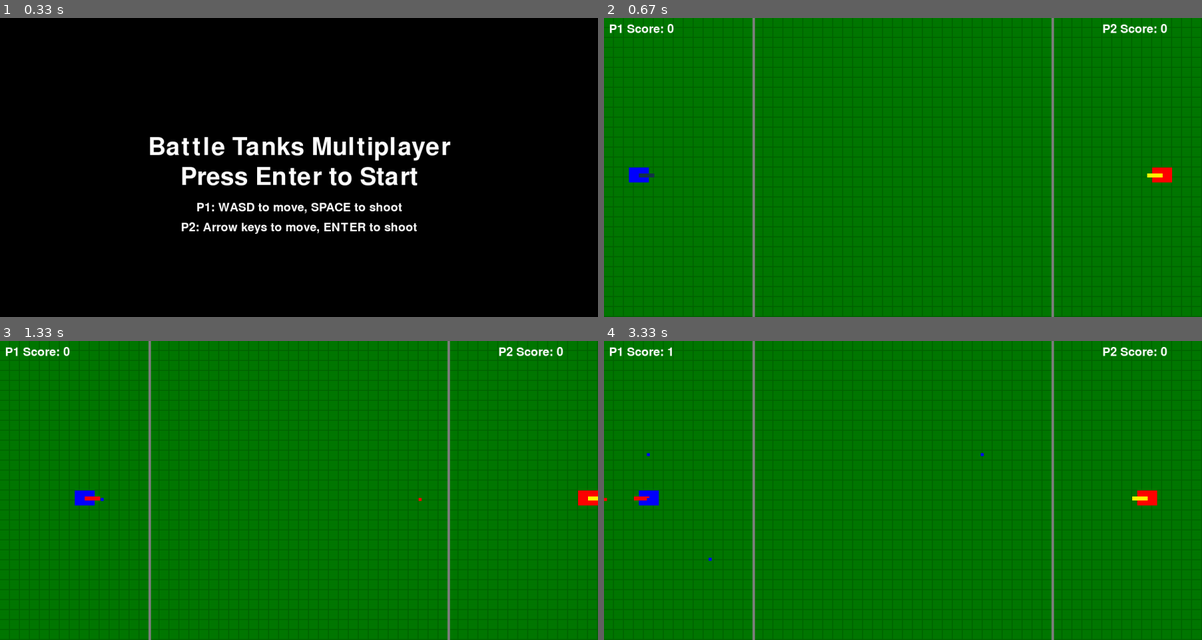
Above: before the commit, frames 1-4 (two rows, left to right).
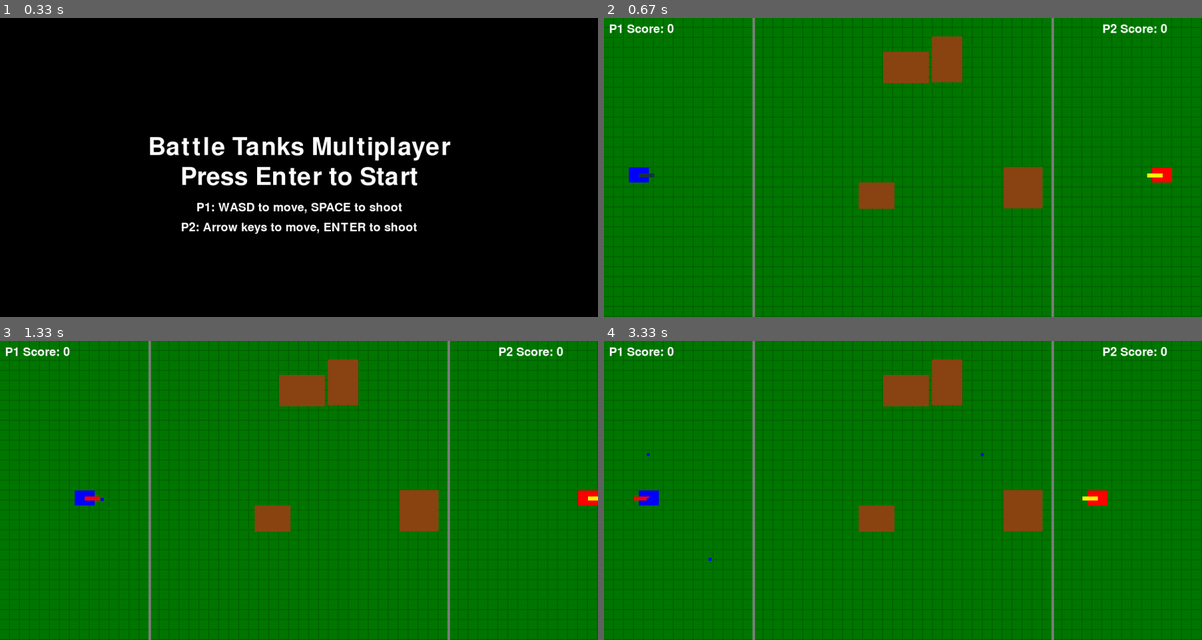
Above: after the commit, the same moments.

Repository: cassiel-st4vr0s/lpc2024
Game: pygame game, started from atividade005/main.py
Two runs of this game, one before a commit and one after it. Both use one fixed random seed, a clock stepped at 60 frames per second and the inputs below.
Inputs:
- Up to frame 1 (0.33 s): no input
- Up to frame 2 (0.67 s): tap Enter at 0.33 s
- Up to frame 3 (1.33 s): tap Enter at 0.67 s; hold Right from 1 s (still down); hold D from 1 s (still down); tap Space at 1.07 s
- Up to frame 4 (3.33 s): tap Space at 1.37, 1.57, 1.9, 2.2, 2.4, 2.7, 2.97, 3.3 s; release Right at 1.47 s; release D at 1.47 s; hold Up 1.5-1.8 s; hold W 1.5-1.8 s; hold Right 1.83-2.3 s; hold D 1.83-2.3 s; hold Left 2.33-2.87 s; hold A 2.33-2.87 s; hold Down 2.9-3.2 s; hold S 2.9-3.2 s; hold Left from 3.23 s (still down); hold A from 3.23 s (still down)

Frame 1 is identical in both runs. In frame 2, 3.1% of the frame differs, in the area x 42-74%, y 6-64%; in frame 3, 3.1%; in frame 4, 3.5%, in the area x 0-93%, y 2-64%.

Commit message:
added aleatory barrier generation and created the website

Diff:
--- a/atividade005/main.py
+++ b/atividade005/main.py
@@ -8,7 +8,7 @@
 pygame.mixer.init()
 
 # Screen setup
-SCREEN_WIDTH, SCREEN_HEIGHT = 1200, 600  # Aumentado para 1200 pixels de largura
+SCREEN_WIDTH, SCREEN_HEIGHT = 1200, 600
 screen = pygame.display.set_mode((SCREEN_WIDTH, SCREEN_HEIGHT))
 pygame.display.set_caption("Battle Tanks Multiplayer")
 
@@ -21,48 +21,85 @@
 GREEN = (0, 255, 0)
 NAVY_BLUE = (21, 52, 72)
 GRAY = (128, 128, 128)
+BROWN = (139, 69, 19)
 
 # Initial positions
 PLAYER1_INITIAL_POS = (50, SCREEN_HEIGHT // 2)
 PLAYER2_INITIAL_POS = (SCREEN_WIDTH - 100, SCREEN_HEIGHT // 2)
 
-# Sound setup (keeping this part for future use if needed)
-soundtracks_dir = os.path.join(os.getcwd(), "SOUNDTRACKS")
-soundtrack_list = [
-    os.path.join(soundtracks_dir, "Castlevania II Music (NES) - Bloody Tears (Day Theme).wav"),
-    os.path.join(soundtracks_dir, "explod2A03.wav"),
-    os.path.join(soundtracks_dir, "phoenixwright.wav")
-]
-
 # Game objects
 player1 = {
-    "rect": pygame.Rect(PLAYER1_INITIAL_POS[0], PLAYER1_INITIAL_POS[1], 40, 30),
+    "rect": pygame.Rect(PLAYER1_INITIAL_POS[0], PLAYER1_INITIAL_POS[1], 40,
+                        30),
     "color": BLUE,
     "speed": 5,
     "score": 0,
     "last_shot_time": 0,
-    "shot_cooldown": 500,  # Cooldown in milliseconds
+    "shot_cooldown": 500,
     "turret_color": NAVY_BLUE,
     "direction": pygame.math.Vector2(1, 0)
 }
 
 player2 = {
-    "rect": pygame.Rect(PLAYER2_INITIAL_POS[0], PLAYER2_INITIAL_POS[1], 40, 30),
+    "rect": pygame.Rect(PLAYER2_INITIAL_POS[0], PLAYER2_INITIAL_POS[1], 40,
+                        30),
     "color": RED,
     "speed": 5,
     "score": 0,
     "last_shot_time": 0,
-    "shot_cooldown": 500,  # Cooldown in milliseconds
+    "shot_cooldown": 500,
     "turret_color": YELLOW,
     "direction": pygame.math.Vector2(-1, 0)
 }
 
 projectiles = []
+obstacles = []
 
 # Game state
-MAX_SCORE = 5  # Game ends when a player reaches this score
-
-# Helper functions
+MAX_SCORE = 5
+
+
+# New function to generate obstacles
+def generate_obstacles():
+    obstacles.clear()
+    num_obstacles = random.randint(3, 5)
+    for _ in range(num_obstacles):
+        width = random.randint(50, 100)
+        height = random.randint(50, 100)
+        x = random.randint(SCREEN_WIDTH // 4, 3 * SCREEN_WIDTH // 4 - width)
+        y = random.randint(0, SCREEN_HEIGHT - height)
+        obstacles.append(pygame.Rect(x, y, width, height))
+
+
+# Modified draw function to include obstacles
+def draw():
+    screen.fill(BLACK)
+
+    # Draw grass texture
+    for y in range(0, SCREEN_HEIGHT, 20):
+        for x in range(0, SCREEN_WIDTH, 20):
+            pygame.draw.rect(screen, (0, 100, 0), (x, y, 20, 20))
+            pygame.draw.rect(screen, (0, 120, 0), (x, y, 18, 18))
+
+    # Draw obstacles
+    for obstacle in obstacles:
+        pygame.draw.rect(screen, BROWN, obstacle)
+
+    # Draw tanks
+    draw_tank(screen, player1)
+    draw_tank(screen, player2)
+
+    for proj in projectiles:
+        pygame.draw.rect(screen, proj["color"], proj["rect"])
+
+    font = pygame.font.Font(None, 36)
+    score_text1 = font.render(f"P1 Score: {player1['score']}", True, WHITE)
+    score_text2 = font.render(f"P2 Score: {player2['score']}", True, WHITE)
+    screen.blit(score_text1, (10, 10))
+    screen.blit(score_text2, (SCREEN_WIDTH - 200, 10))
+
+    draw_boundaries()
+
 def draw_tank(surface, tank):
     pygame.draw.rect(surface, tank["color"], tank["rect"])
     turret_length = 30
@@ -74,6 +111,138 @@
     )
     pygame.draw.line(surface, tank["turret_color"], turret_origin, turret_end, turret_width)
 
+def draw_boundaries():
+    pygame.draw.line(screen, GRAY, (SCREEN_WIDTH // 4, 0), (SCREEN_WIDTH // 4, SCREEN_HEIGHT), 5)
+    pygame.draw.line(screen, GRAY, (3 * SCREEN_WIDTH // 4, 0), (3 * SCREEN_WIDTH // 4, SCREEN_HEIGHT), 5)
+
+def create_projectile(x, y, direction, speed, color):
+    return {
+        "rect": pygame.Rect(x, y, 6, 6),
+        "direction": direction,
+        "speed": speed,
+        "color": color
+    }
+
+def update_projectiles():
+    for proj in projectiles[:]:
+        proj["rect"].x += proj["direction"].x * proj["speed"]
+        proj["rect"].y += proj["direction"].y * proj["speed"]
+
+        if proj["rect"].left <= 0 or proj["rect"].right >= SCREEN_WIDTH:
+            proj["direction"].x *= -1
+        if proj["rect"].top <= 0 or proj["rect"].bottom >= SCREEN_HEIGHT:
+            proj["direction"].y *= -1
+
+def show_game_over_screen(message):
+    screen.fill(BLACK)
+    font = pygame.font.Font(None, 74)
+    game_over_text = font.render(message, True, WHITE)
+    text_rect = game_over_text.get_rect(center=(SCREEN_WIDTH // 2, SCREEN_HEIGHT // 2 - 20))
+    instructions_text = font.render("Press R to Restart or Q to Quit", True, WHITE)
+    instructions_rect = instructions_text.get_rect(center=(SCREEN_WIDTH // 2, SCREEN_HEIGHT // 2 + 40))
+
+    screen.blit(game_over_text, text_rect)
+    screen.blit(instructions_text, instructions_rect)
+
+    pygame.display.flip()
+
+def reset_game():
+    global player1, player2, projectiles
+    player1["rect"].topleft = PLAYER1_INITIAL_POS
+    player2["rect"].topleft = PLAYER2_INITIAL_POS
+    player1["score"] = 0
+    player2["score"] = 0
+    player1["direction"] = pygame.math.Vector2(1, 0)
+    player2["direction"] = pygame.math.Vector2(-1, 0)
+    projectiles.clear()
+
+def show_start_screen():
+    screen.fill(BLACK)
+
+    font = pygame.font.Font(None, 74)
+    title_text = font.render("Battle Tanks Multiplayer", True, WHITE)
+    title_rect = title_text.get_rect(center=(SCREEN_WIDTH // 2, SCREEN_HEIGHT // 2 - 40))
+
+    instructions_text = font.render("Press Enter to Start", True, WHITE)
+    instructions_rect = instructions_text.get_rect(center=(SCREEN_WIDTH // 2, SCREEN_HEIGHT // 2 + 20))
+
+    controls_text1 = pygame.font.Font(None, 36).render("P1: WASD to move, SPACE to shoot", True, WHITE)
+    controls_text2 = pygame.font.Font(None, 36).render("P2: Arrow keys to move, ENTER to shoot", True, WHITE)
+    controls_rect1 = controls_text1.get_rect(center=(SCREEN_WIDTH // 2, SCREEN_HEIGHT // 2 + 80))
+    controls_rect2 = controls_text2.get_rect(center=(SCREEN_WIDTH // 2, SCREEN_HEIGHT // 2 + 120))
+
+    screen.blit(title_text, title_rect)
+    screen.blit(instructions_text, instructions_rect)
+    screen.blit(controls_text1, controls_rect1)
+    screen.blit(controls_text2, controls_rect2)
+
+    pygame.display.flip()
+
+    waiting = True
+    while waiting:
+        for event in pygame.event.get():
+            if event.type == pygame.QUIT:
+                pygame.quit()
+                sys.exit()
+            if event.type == pygame.KEYDOWN:
+                if event.key == pygame.K_RETURN:
+                    waiting = False
+
+
+# Modified check_collisions function to include obstacles
+def check_collisions():
+    for proj in projectiles[:]:
+        if player1["rect"].colliderect(proj["rect"]) and proj["color"] != \
+                player1["color"]:
+            player2["score"] += 1
+            projectiles.remove(proj)
+            respawn_players()
+            generate_obstacles()
+            countdown()
+            if player2["score"] >= MAX_SCORE:
+                return "Player 2 Wins!"
+            break
+        elif player2["rect"].colliderect(proj["rect"]) and proj["color"] != \
+                player2["color"]:
+            player1["score"] += 1
+            projectiles.remove(proj)
+            respawn_players()
+            generate_obstacles()
+            countdown()
+            if player1["score"] >= MAX_SCORE:
+                return "Player 1 Wins!"
+            break
+
+        for obstacle in obstacles:
+            if obstacle.colliderect(proj["rect"]):
+                projectiles.remove(proj)
+                break
+    return None
+
+
+# New function for countdown
+def countdown():
+    font = pygame.font.Font(None, 74)
+    for i in range(3, 0, -1):
+        screen.fill(BLACK)
+        count_text = font.render(str(i), True, WHITE)
+        text_rect = count_text.get_rect(
+            center=(SCREEN_WIDTH // 2, SCREEN_HEIGHT // 2))
+        screen.blit(count_text, text_rect)
+        pygame.display.flip()
+        pygame.time.wait(1000)
+
+
+# Modified respawn function to respawn both players
+def respawn_players():
+    player1["rect"].topleft = PLAYER1_INITIAL_POS
+    player2["rect"].topleft = PLAYER2_INITIAL_POS
+    player1["direction"] = pygame.math.Vector2(1, 0)
+    player2["direction"] = pygame.math.Vector2(-1, 0)
+    projectiles.clear()
+
+
+# Modified move_player function to include obstacle collision
 def move_player(player, keys, up, down, left, right):
     new_rect = player["rect"].copy()
     new_direction = pygame.math.Vector2(0, 0)
@@ -91,151 +260,30 @@
         new_rect.y += player["speed"]
         new_direction.y = 1
 
-    # Limitar movimento até a linha mais próxima
+    # Limit movement to the nearest line
     if player == player1:
-        new_rect.x = min(new_rect.x, SCREEN_WIDTH // 4 - player["rect"].width)  # Limite à esquerda
+        new_rect.x = min(new_rect.x, SCREEN_WIDTH // 4 - player["rect"].width)
     elif player == player2:
-        new_rect.x = max(new_rect.x, 3 * SCREEN_WIDTH // 4)  # Limite à direita
+        new_rect.x = max(new_rect.x, 3 * SCREEN_WIDTH // 4)
 
     new_rect.clamp_ip(pygame.Rect(0, 0, SCREEN_WIDTH, SCREEN_HEIGHT))
+
+    # Check collision with obstacles
+    for obstacle in obstacles:
+        if new_rect.colliderect(obstacle):
+            new_rect = player["rect"].copy()
+            break
+
     player["rect"] = new_rect
 
     if new_direction.length() > 0:
         player["direction"] = new_direction.normalize()
 
-def create_projectile(x, y, direction, speed, color):
-    return {
-        "rect": pygame.Rect(x, y, 6, 6),
-        "direction": direction,
-        "speed": speed,
-        "color": color
-    }
-
-def update_projectiles():
-    for proj in projectiles[:]:
-        proj["rect"].x += proj["direction"].x * proj["speed"]
-        proj["rect"].y += proj["direction"].y * proj["speed"]
-
-        # Rebater nas bordas
-        if proj["rect"].left <= 0 or proj["rect"].right >= SCREEN_WIDTH:
-            proj["direction"].x *= -1  # Inverte a direção horizontal
-        if proj["rect"].top <= 0 or proj["rect"].bottom >= SCREEN_HEIGHT:
-            proj["direction"].y *= -1  # Inverte a direção vertical
-
-def check_collisions():
-    for proj in projectiles[:]:
-        if player1["rect"].colliderect(proj["rect"]) and proj["color"] != player1["color"]:
-            player2["score"] += 1
-            projectiles.remove(proj)
-            respawn_player(player1)
-            if player2["score"] >= MAX_SCORE:
-                return "Player 2 Wins!"
-            break
-        elif player2["rect"].colliderect(proj["rect"]) and proj["color"] != player2["color"]:
-            player1["score"] += 1
-            projectiles.remove(proj)
-            respawn_player(player2)
-            if player1["score"] >= MAX_SCORE:
-                return "Player 1 Wins!"
-            break
-    return None
-
-def draw_boundaries():
-    # Draw sector boundaries
-    pygame.draw.line(screen, GRAY, (SCREEN_WIDTH // 4, 0), (SCREEN_WIDTH // 4, SCREEN_HEIGHT), 5)
-    pygame.draw.line(screen, GRAY, (3 * SCREEN_WIDTH // 4, 0), (3 * SCREEN_WIDTH // 4, SCREEN_HEIGHT), 5)
-
-def respawn_player(player):
-    if player == player1:
-        player["rect"].topleft = PLAYER1_INITIAL_POS
-        player["direction"] = pygame.math.Vector2(1, 0)
-    else:
-        player["rect"].topleft = PLAYER2_INITIAL_POS
-        player["direction"] = pygame.math.Vector2(-1, 0)
-
-def show_game_over_screen(message):
-    screen.fill(BLACK)
-    font = pygame.font.Font(None, 74)
-    game_over_text = font.render(message, True, WHITE)
-    text_rect = game_over_text.get_rect(center=(SCREEN_WIDTH // 2, SCREEN_HEIGHT // 2 - 20))
-    instructions_text = font.render("Press R to Restart or Q to Quit", True, WHITE)
-    instructions_rect = instructions_text.get_rect(center=(SCREEN_WIDTH // 2, SCREEN_HEIGHT // 2 + 40))
-
-    screen.blit(game_over_text, text_rect)
-    screen.blit(instructions_text, instructions_rect)
-
-    pygame.display.flip()
-
-def reset_game():
-    global player1, player2, projectiles
-    player1["rect"].topleft = PLAYER1_INITIAL_POS
-    player2["rect"].topleft = PLAYER2_INITIAL_POS
-    player1["score"] = 0
-    player2["score"] = 0
-    player1["direction"] = pygame.math.Vector2(1, 0)
-    player2["direction"] = pygame.math.Vector2(-1, 0)
-    projectiles.clear()
-
-def draw():
-    screen.fill(BLACK)
-
-    # Draw grass texture
-    for y in range(0, SCREEN_HEIGHT, 20):
-        for x in range(0, SCREEN_WIDTH, 20):
-            pygame.draw.rect(screen, (0, 100, 0), (x, y, 20, 20))
-            pygame.draw.rect(screen, (0, 120, 0), (x, y, 18, 18))
-
-    # Draw tanks
-    draw_tank(screen, player1)
-    draw_tank(screen, player2)
-
-    for proj in projectiles:
-        pygame.draw.rect(screen, proj["color"], proj["rect"])
-
-    font = pygame.font.Font(None, 36)
-    score_text1 = font.render(f"P1 Score: {player1['score']}", True, WHITE)
-    score_text2 = font.render(f"P2 Score: {player2['score']}", True, WHITE)
-    screen.blit(score_text1, (10, 10))
-    screen.blit(score_text2, (SCREEN_WIDTH - 200, 10))
-
-    draw_boundaries()
-
-def show_start_screen():
-    screen.fill(BLACK)
-
-    font = pygame.font.Font(None, 74)
-    title_text = font.render("Battle Tanks Multiplayer", True, WHITE)
-    title_rect = title_text.get_rect(center=(SCREEN_WIDTH // 2, SCREEN_HEIGHT // 2 - 40))
-
-    instructions_text = font.render("Press Enter to Start", True, WHITE)
-    instructions_rect = instructions_text.get_rect(center=(SCREEN_WIDTH // 2, SCREEN_HEIGHT // 2 + 20))
-
-    controls_text1 = pygame.font.Font(None, 36).render("P1: WASD to move, SPACE to shoot", True, WHITE)
-    controls_text2 = pygame.font.Font(None, 36).render("P2: Arrow keys to move, ENTER to shoot", True, WHITE)
-    controls_rect1 = controls_text1.get_rect(center=(SCREEN_WIDTH // 2, SCREEN_HEIGHT // 2 + 80))
-    controls_rect2 = controls_text2.get_rect(center=(SCREEN_WIDTH // 2, SCREEN_HEIGHT // 2 + 120))
-
-    screen.blit(title_text, title_rect)
-    screen.blit(instructions_text, instructions_rect)
-    screen.blit(controls_text1, controls_rect1)
-    screen.blit(controls_text2, controls_rect2)
-
-    pygame.display.flip()
-
-    waiting = True
-    while waiting:
-        for event in pygame.event.get():
-            if event.type == pygame.QUIT:
-                pygame.quit()
-                sys.exit()
-            if event.type == pygame.KEYDOWN:
-                if event.key == pygame.K_RETURN:
-                    waiting = False
-
-# Main game loop
+
+# Main game loop (with minor modifications)
 def main_game_loop():
     clock = pygame.time.Clock()
-    game_over = False
+    generate_obstacles()
 
     while True:
         current_time = pygame.time.get_ticks()
@@ -245,24 +293,36 @@
                 sys.exit()
             elif event.type == pygame.KEYDOWN:
                 if event.key == pygame.K_SPACE:
-                    if current_time - player1["last_shot_time"] >= player1["shot_cooldown"]:
-                        projectiles.append(create_projectile(player1["rect"].centerx, player1["rect"].centery, player1["direction"], 7, BLUE))
+                    if current_time - player1["last_shot_time"] >= player1[
+                        "shot_cooldown"]:
+                        projectiles.append(
+                            create_projectile(player1["rect"].centerx,
+                                              player1["rect"].centery,
+                                              player1["direction"], 7, BLUE))
                         player1["last_shot_time"] = current_time
                         player1["turret_color"] = RED
                 elif event.key == pygame.K_RETURN:
-                    if current_time - player2["last_shot_time"] >= player2["shot_cooldown"]:
-                        projectiles.append(create_projectile(player2["rect"].centerx, player2["rect"].centery, player2["direction"], 7, RED))
+                    if current_time - player2["last_shot_time"] >= player2[
+                        "shot_cooldown"]:
+                        projectiles.append(
+                            create_projectile(player2["rect"].centerx,
+                                              player2["rect"].centery,
+                                              player2["direction"], 7, RED))
                         player2["last_shot_time"] = current_time
                         player2["turret_color"] = YELLOW
 
-        if current_time - player1["last_shot_time"] >= player1["shot_cooldown"]:
+        if current_time - player1["last_shot_time"] >= player1[
+            "shot_cooldown"]:
             player1["turret_color"] = NAVY_BLUE
-        if current_time - player2["last_shot_time"] >= player2["shot_cooldown"]:
+        if current_time - player2["last_shot_time"] >= player2[
+            "shot_cooldown"]:
             player2["turret_color"] = YELLOW
 
         keys = pygame.key.get_pressed()
-        move_player(player1, keys, pygame.K_w, pygame.K_s, pygame.K_a, pygame.K_d)
-        move_player(player2, keys, pygame.K_UP, pygame.K_DOWN, pygame.K_LEFT, pygame.K_RIGHT)
+        move_player(player1, keys, pygame.K_w, pygame.K_s, pygame.K_a,
+                    pygame.K_d)
+        move_player(player2, keys, pygame.K_UP, pygame.K_DOWN, pygame.K_LEFT,
+                    pygame.K_RIGHT)
         update_projectiles()
 
         game_over_message = check_collisions()
@@ -277,6 +337,7 @@
                     if event.type == pygame.KEYDOWN:
                         if event.key == pygame.K_r:
                             reset_game()
+                            generate_obstacles()
                             waiting_for_restart = False
                         elif event.key == pygame.K_q:
                             pygame.quit()
@@ -286,6 +347,7 @@
         pygame.display.flip()
         clock.tick(60)
 
+
 # Run the game
 show_start_screen()
 main_game_loop()
Not shown, added: atividade005/tankgame.html
